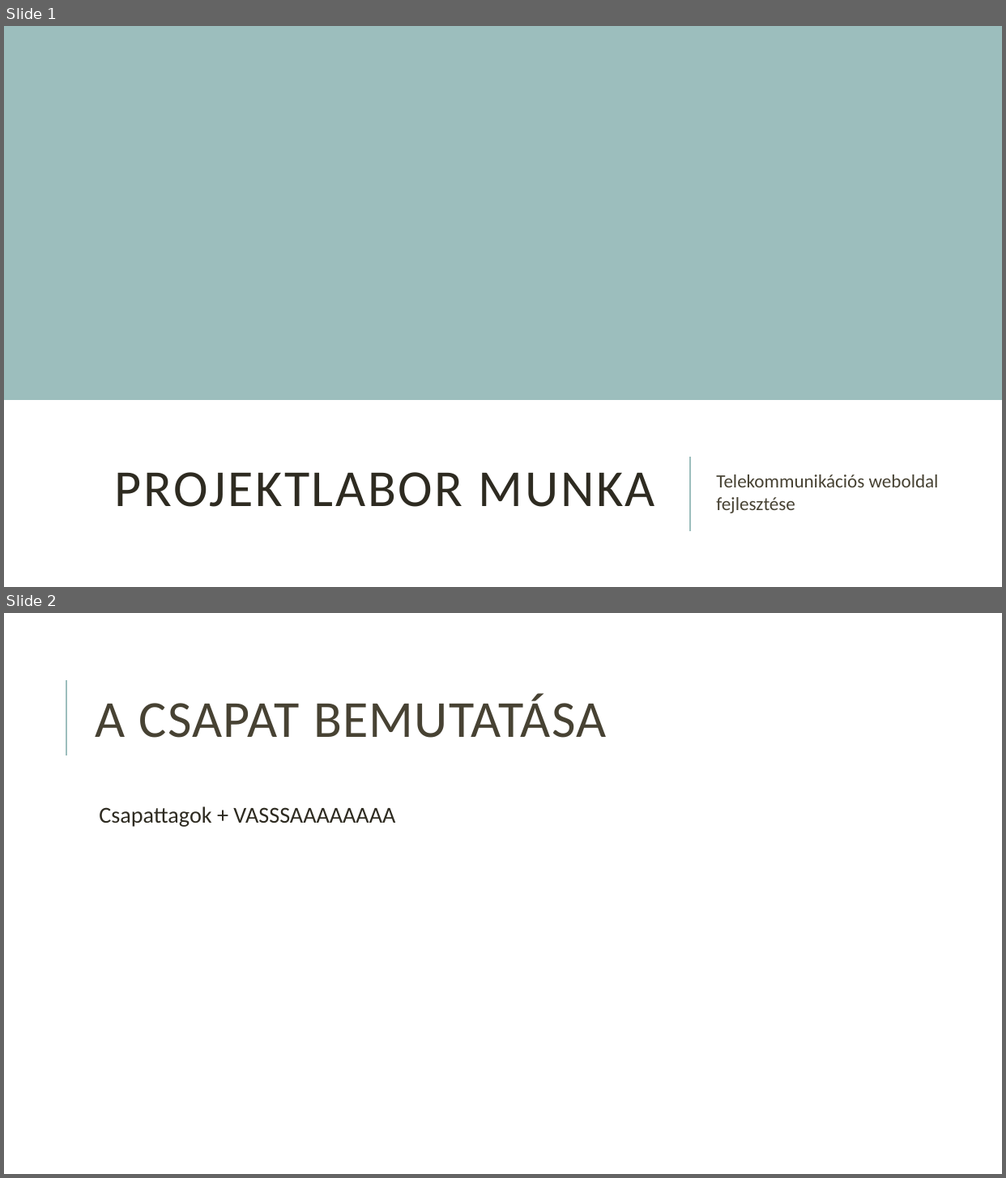
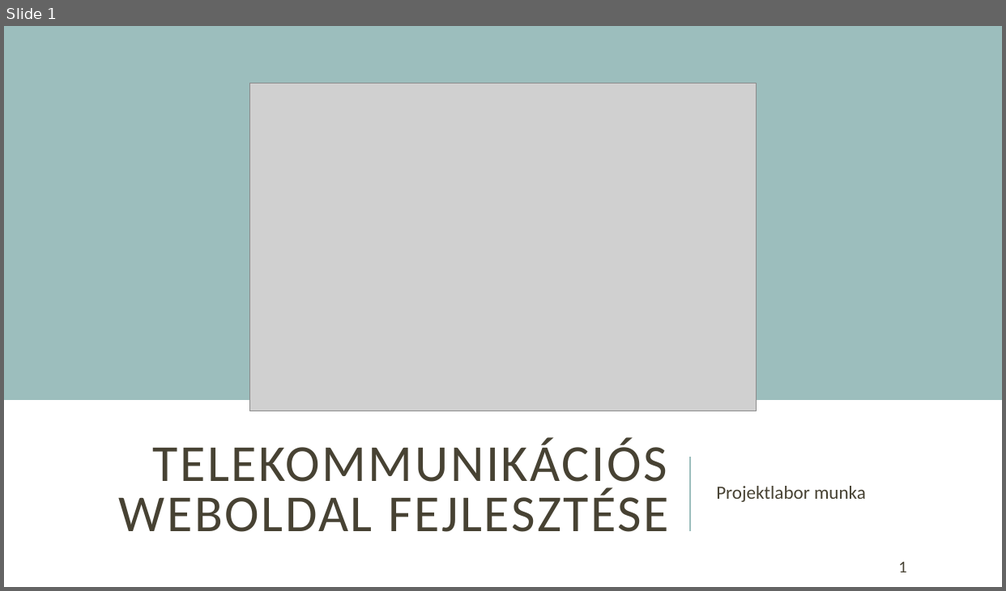
Before and after one commit to HegyiBazsi/Project-LAB-or-DIE, a slide deck: Projektlabor_bemutato.pptx. Shown one above the other, each under a label of ours: slides 1 and 2 before the commit, slide 1 after it. The pictures are 1006x1178 and 1006x591 pixels, drawn with LibreOffice and Linux fonts; fonts in the diff are those of the drawing; grey boxes stand for pictures. Boxes give left, top, right and bottom in pixels: in the first picture for what was removed or moved away, otherwise in the second. Text is boxed around its words. In the diff, an @@ line names an element or a change of style, - is before the commit and + after.

```diff
--- a/Projektlabor_bemutato.pptx
+++ b/Projektlabor_bemutato.pptx
@@ slide 2 removed at box(4, 613, 1002, 1174), background #FFFFFF @@
@@ line removed from (66, 756) to (66, 680) @@
@@ title removed at box(96, 693, 606, 738) @@
-A CSAPAT BEMUTATÁSA
@@ text removed at box(99, 807, 395, 827) @@
-  Csapattagok + VASSSAAAAAAAA
@@ slide 1 changed as well @@
@@ picture added at box(249, 84, 756, 412) @@
@@ title at box(119, 438, 669, 532): text changed; text colour #2E2B21 to #474233 @@
-PROJEKTLABOR MUNKA
+TELEKOMMUNIKÁCIÓS WEBOLDAL FEJLESZTÉSE
@@ subtitle at box(716, 486, 866, 502): text changed @@
-Telekommunikációs weboldal fejlesztése
+Projektlabor munka
@@ page number added at box(898, 561, 906, 573), 16 pt, text #474233 @@
+1
```
Also in this commit, not shown: 7 other slides changed, 1 slide added, 1 other file.
